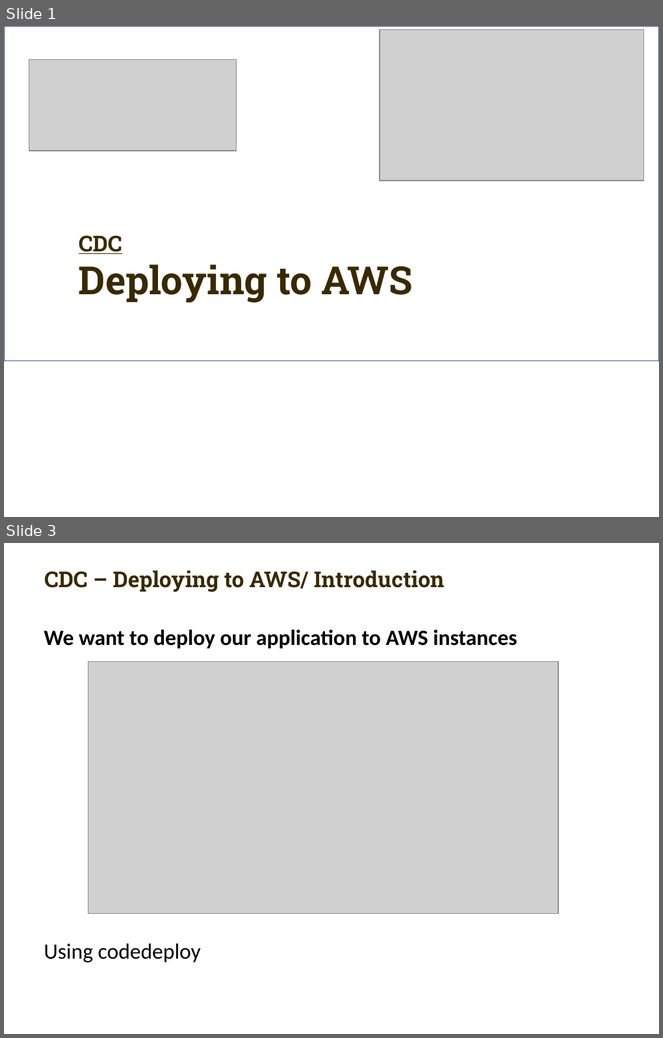
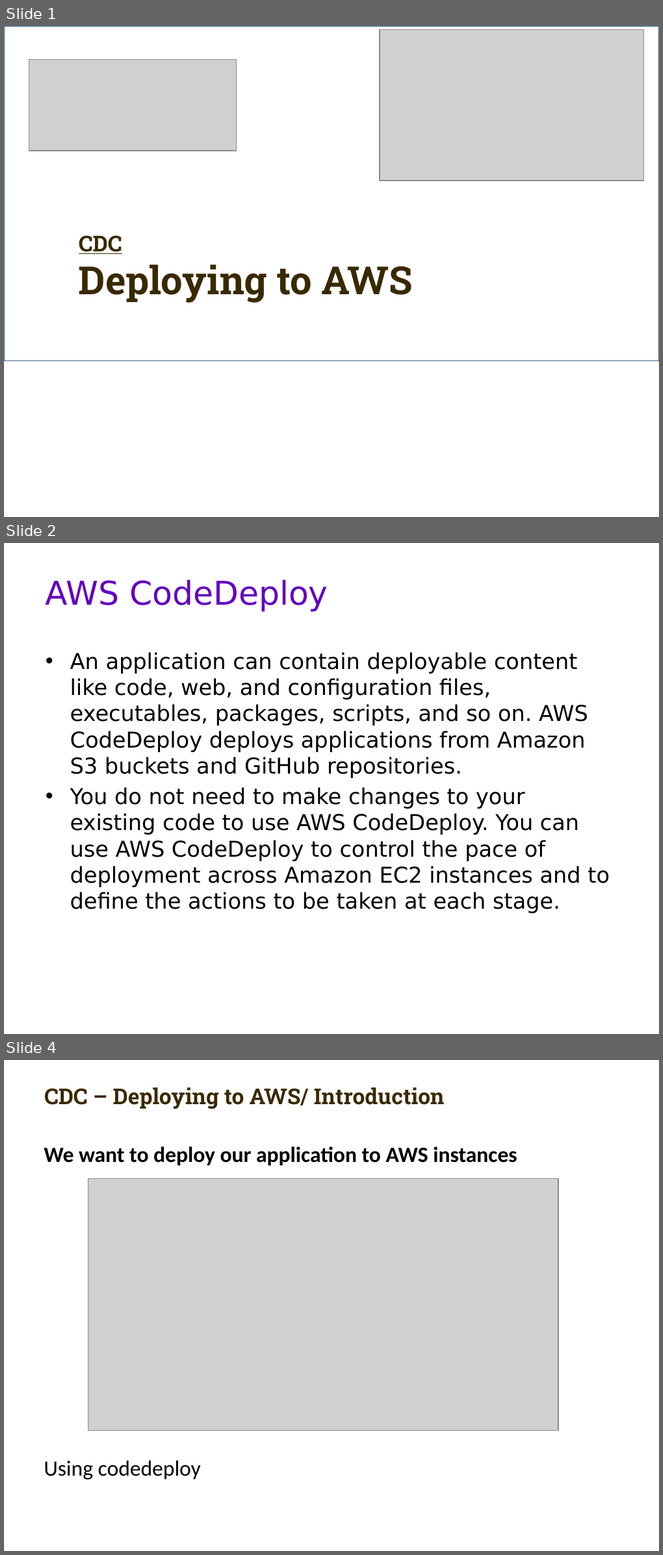
Before and after one commit to carlmitrais/wisdom, a slide deck: cdc_git_ws5.pptx. Shown one above the other, each under a label of ours: slides 1 and 3 before the commit, slides 1, 2 and 4 after it; the slides between them are not shown. The pictures are 663x1038 and 663x1555 pixels, drawn with LibreOffice and Linux fonts; fonts in the diff are those of the drawing; grey boxes stand for pictures; background and template pictures are left out. Boxes give left, top, right and bottom in pixels: in the first picture for what was removed or moved away, otherwise in the second. Text is boxed around its words. In the diff, an @@ line names an element or a change of style, - is before the commit and + after.

```diff
--- a/cdc_git_ws5.pptx
+++ b/cdc_git_ws5.pptx
@@ slide 2 added at bbox=[4, 543, 659, 1034], background picture (left out) @@
@@ title added at bbox=[46, 579, 328, 612], 27 pt, text #6200C0 @@
+AWS CodeDeploy
@@ text added at bbox=[70, 652, 610, 913], 18 pt, text #000000 @@
+• An application can contain deployable content like code, web, and configuration files, executables, packages, scripts, and so on. AWS CodeDeploy deploys applications from Amazon S3 buckets and GitHub repositories.
+• You do not need to make changes to your existing code to use AWS CodeDeploy. You can use AWS CodeDeploy to control the pace of deployment across Amazon EC2 instances and to define the actions to be taken at each stage.
@@ what was slide 3 is now slide 4 @@
```
Also in this commit, not shown: 1 slide changed.
